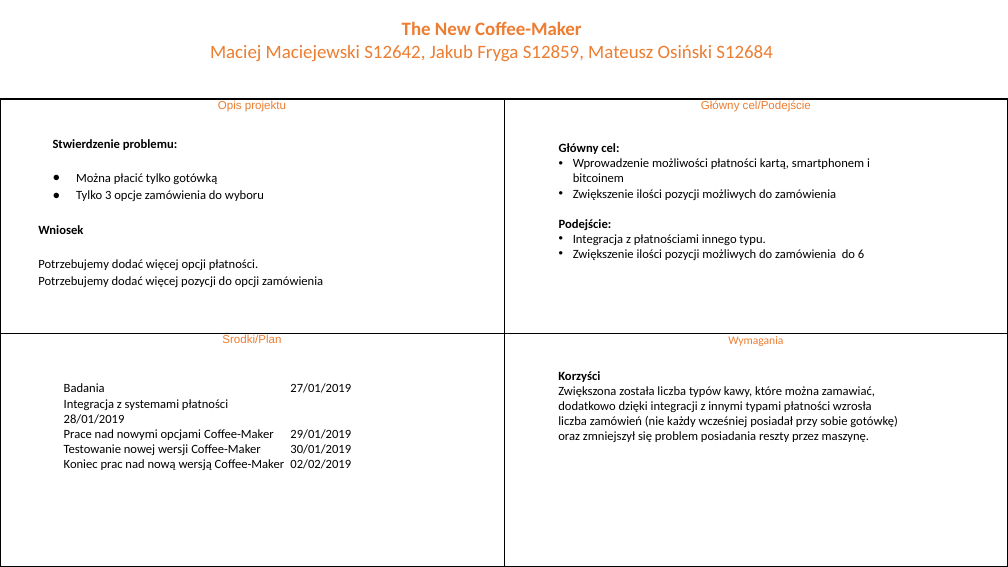
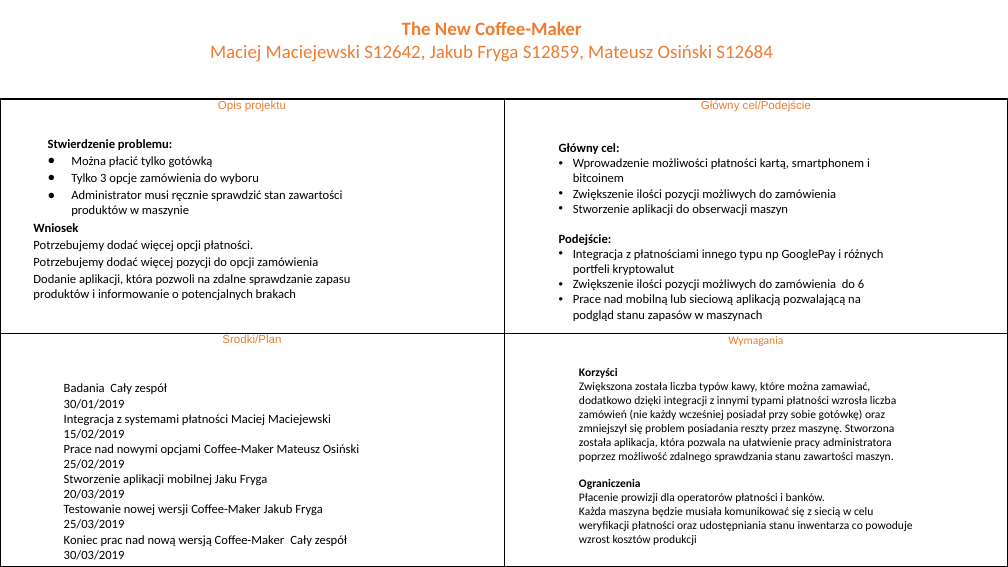
Before and after one commit to MatWoolf/SORCER, a slide deck: slide 1 of models/INN-HW1.pptx. Drawn at 1008x567 pixels with LibreOffice and Linux fonts; fonts in the diff are those of the drawing. Boxes give left, top, right and bottom in pixels: in the first picture for what was removed or moved away, otherwise in the second. Text is boxed around its words. In the diff, an @@ line names an element or a change of style, - is before the commit and + after.

Commit message:
Fixed 4blocker

```diff
--- a/models/INN-HW1.pptx
+++ b/models/INN-HW1.pptx
@@ text at (71,190,343,216): paragraph added @@
+● Administrator musi ręcznie sprawdzić stan zawartości produktów w maszynie
@@ text at (573,204,788,215): paragraph added @@
+                • Stworzenie aplikacji do obserwacji maszyn
@@ text at (573,249,883,275): text changed @@
-• Integracja z płatnościami innego typu.
+• Integracja z płatnościami innego typu np GooglePay i różnych portfeli kryptowalut
@@ text at (33,274,350,300): paragraph added @@
+Dodanie aplikacji, która pozwoli na zdalne sprawdzanie zapasu produktów i informowanie o potencjalnych brakach
@@ text at (573,294,861,321): paragraph added @@
+• Prace nad mobilną lub sieciową aplikacją pozwalającą na podgląd stanu zapasów w maszynach
@@ text "Korzyści": place and size @@
-text "Korzyści" at (558,371,898,442)
+text "Korzyści" at (579,368,912,545)
@@ text at (64,383,359,560): text changed @@
-Badania 27/01/2019
-Integracja z systemami płatności 28/01/2019
-Prace nad nowymi opcjami Coffee-Maker 29/01/2019
-Testowanie nowej wersji Coffee-Maker 30/01/2019
-Koniec prac nad nową wersją Coffee-Maker 02/02/2019
+Badania Cały zespół
+30/01/2019
+Integracja z systemami płatności Maciej Maciejewski
+15/02/2019
+Prace nad nowymi opcjami Coffee-Maker Mateusz Osiński 25/02/2019
+Stworzenie aplikacji mobilnej Jaku Fryga
+20/03/2019
+Testowanie nowej wersji Coffee-Maker Jakub Fryga
+25/03/2019
+Koniec prac nad nową wersją Coffee-Maker Cały zespół
+30/03/2019
@@ text at (579,382,912,545): text changed; size 12 to 11 pt @@
-Zwiększona została liczba typów kawy, które można zamawiać, dodatkowo dzięki integracji z innymi typami płatności wzrosła liczba zamówień (nie każdy wcześniej posiadał przy sobie gotówkę) oraz zmniejszył się problem posiadania reszty przez maszynę.
+Zwiększona została liczba typów kawy, które można zamawiać, dodatkowo dzięki integracji z innymi typami płatności wzrosła liczba zamówień (nie każdy wcześniej posiadał przy sobie gotówkę) oraz zmniejszył się problem posiadania reszty przez maszynę. Stworzona została aplikacja, która pozwala na ułatwienie pracy administratora poprzez możliwość zdalnego sprawdzania stanu zawartości maszyn.
+Ograniczenia
+Płacenie prowizji dla operatorów płatności i banków.
+Każda maszyna będzie musiała komunikować się z siecią w celu weryfikacji płatności oraz udostępniania stanu inwentarza co powoduje wzrost kosztów produkcji
@@ text at (579,368,618,378): size 12 to 11 pt in "Korzyści" @@
```
